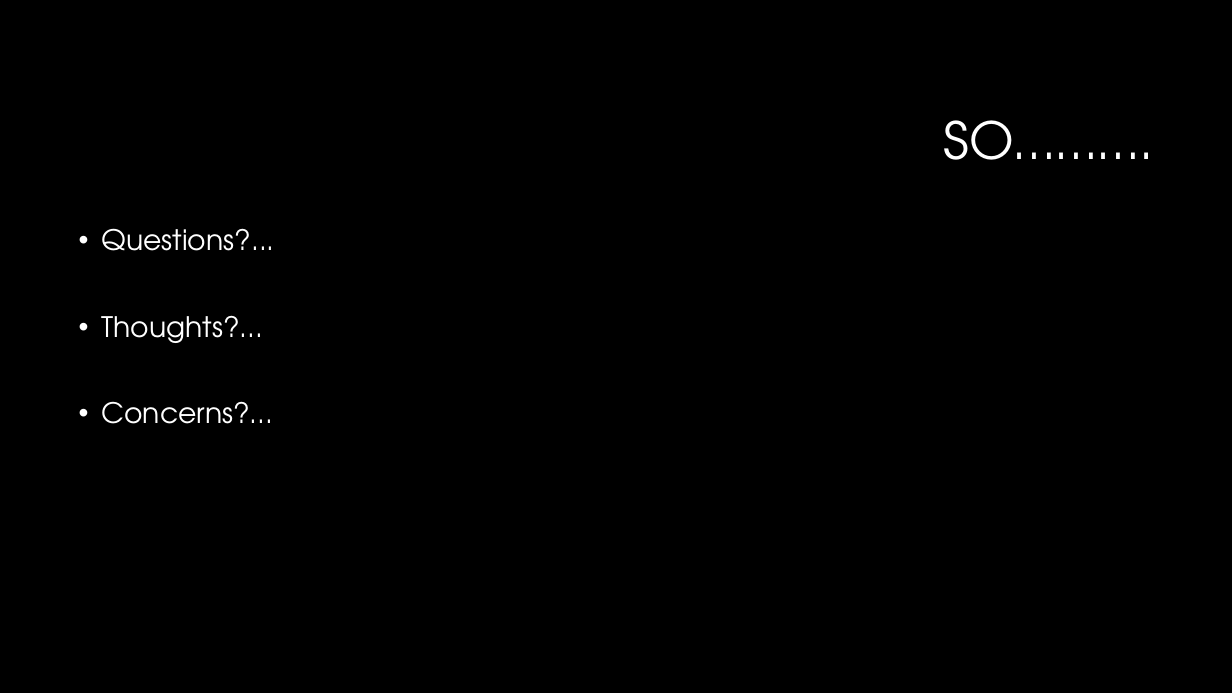
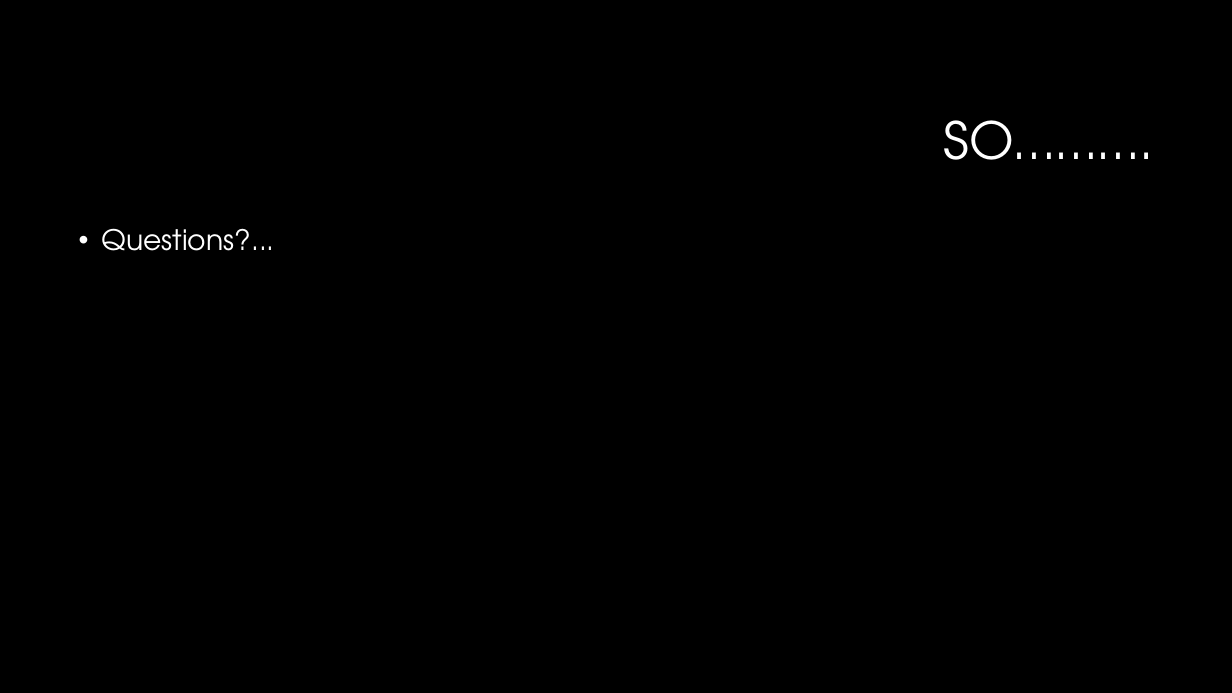
Before and after one commit to LakosFermant/CIT-490-Capstone, a slide deck: slide 11 of Capstone Presentation.pptx. Drawn at 1232x693 pixels with LibreOffice and Linux fonts; fonts in the diff are those of the drawing; background and template pictures are left out. Boxes give left, top, right and bottom in pixels: in the first picture for what was removed or moved away, otherwise in the second. Text is boxed around its words. In the diff, an @@ line names an element or a change of style, - is before the commit and + after.

```diff
--- a/Capstone Presentation.pptx
+++ b/Capstone Presentation.pptx
@@ text at (102,315,274,424): paragraphs removed @@
-• Thoughts?...
-• Concerns?...
```
Also in this commit, not shown: 2 other slides changed, 7 other files.
